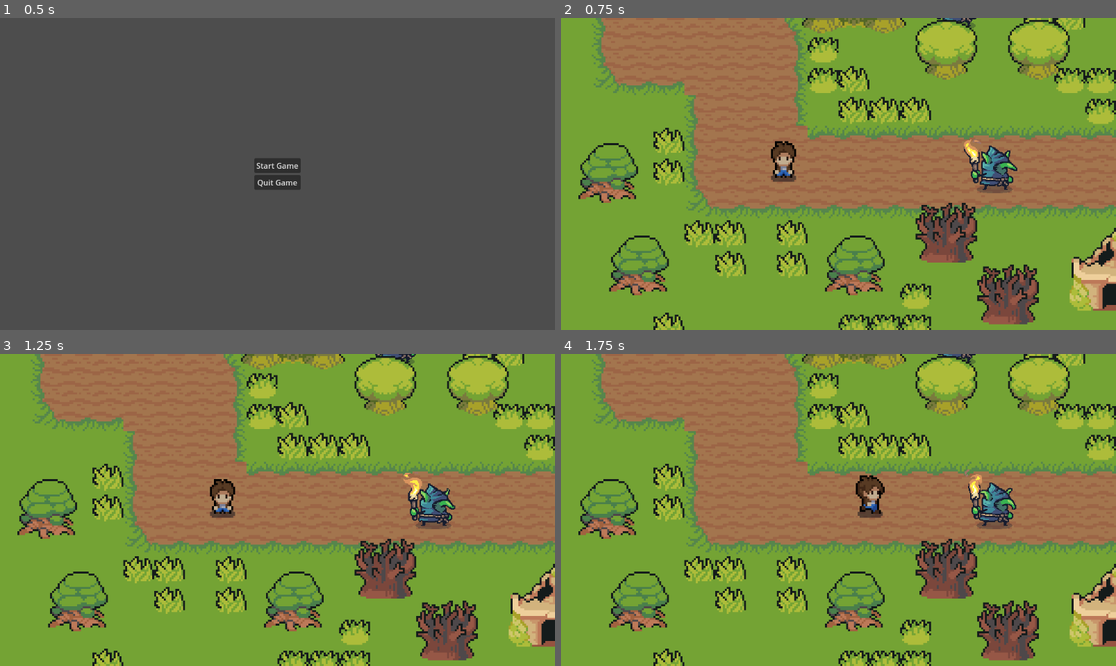
Above: before the commit, frames 1-4 (two rows, left to right).
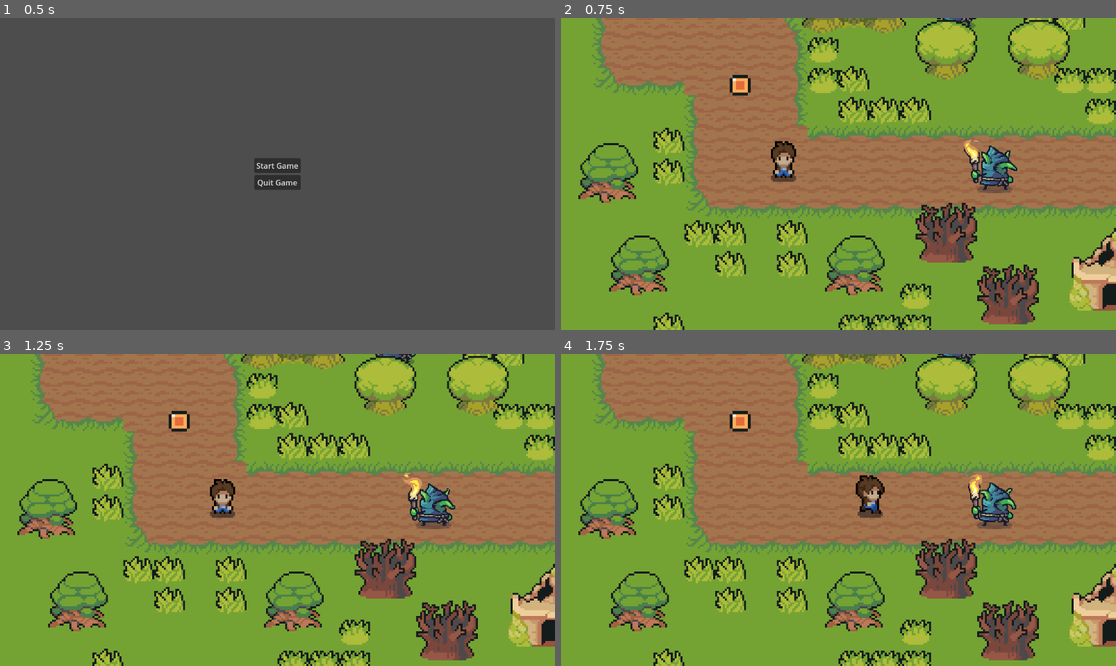
Above: after the commit, the same moments.

Repository: mtzamanpk/MysticRealms
Game: Godot game, scene res://scenes/start_menu.tscn
Same seed, same stepped clock (60 frames per second), same inputs: the game is played once before the commit and once after it.
Inputs (mouse positions are in pixels of both pictures, inside the frame that each line leads up to):
- Up to frame 1 (0.5 s): no input
- Up to frame 2 (0.75 s): click "Start Game" at 0.5 s
- Up to frame 3 (1.25 s): no input
- Up to frame 4 (1.75 s): move the mouse to (960, 494) at 1.27 s; hold Right (ui_right) from 1.28 s (still down); click (960, 494) at 1.35 s

Frame 1 is identical in both runs. In frame 2, 0.2% of the frame differs, in the area x 30-35%, y 18-25%; in frame 3, 0.2%; in frame 4, 0.2%.

Commit message:
added coins and victory screen

Diff:
--- a/Game/project.godot
+++ b/Game/project.godot
@@ -18,6 +18,7 @@
 [autoload]
 
 global="*res://scripts/global.gd"
+Events="*res://scripts/Events.gd"
 
 [input]
 
--- /dev/null
+++ b/Game/scenes/coin.tscn
@@ -0,0 +1,21 @@
+[gd_scene load_steps=4 format=3 uid="uid://but3t3brh74h4"]
+
+[ext_resource type="Script" path="res://scripts/Coin.gd" id="1_8qdt5"]
+[ext_resource type="Texture2D" uid="uid://fmx4mxqahnjd" path="res://art/GoldCoin.png" id="2_4vl21"]
+
+[sub_resource type="CircleShape2D" id="CircleShape2D_2lvwt"]
+radius = 8.0
+
+[node name="Coin" type="Area2D" groups=["Coins"]]
+collision_layer = 0
+collision_mask = 2
+script = ExtResource("1_8qdt5")
+
+[node name="Sprite2D" type="Sprite2D" parent="."]
+scale = Vector2(1.58036, 1.53571)
+texture = ExtResource("2_4vl21")
+
+[node name="CollisionShape2D" type="CollisionShape2D" parent="."]
+shape = SubResource("CircleShape2D_2lvwt")
+
+[connection signal="body_entered" from="." to="." method="_on_body_entered"]
--- a/Game/scenes/start_menu.tscn
+++ b/Game/scenes/start_menu.tscn
@@ -1,6 +1,6 @@
 [gd_scene load_steps=2 format=3 uid="uid://ccr2b4l3vk816"]
 
-[ext_resource type="Script" path="res://scenes/start_menu.gd" id="1_njsmk"]
+[ext_resource type="Script" path="res://scripts/start_menu.gd" id="1_30gxv"]
 
 [node name="startMenu" type="CenterContainer"]
 anchors_preset = 15
@@ -8,7 +8,7 @@
 anchor_bottom = 1.0
 grow_horizontal = 2
 grow_vertical = 2
-script = ExtResource("1_njsmk")
+script = ExtResource("1_30gxv")
 
 [node name="VBoxContainer" type="VBoxContainer" parent="."]
 layout_mode = 2
--- a/Game/scenes/world.tscn
+++ b/Game/scenes/world.tscn
@@ -8,6 +8,8 @@
 [ext_resource type="Texture2D" uid="uid://bcd4xy17wrgdo" path="res://art/tilesets/TilesetField.png" id="5_i1kgo"]
 [ext_resource type="Texture2D" uid="uid://rutsmuo31d3s" path="res://art/tilesets/TilesetNature.png" id="6_pae0v"]
 [ext_resource type="PackedScene" uid="uid://b2fajicolu3r7" path="res://scenes/enemy.tscn" id="7_7q6qi"]
+[ext_resource type="PackedScene" uid="uid://but3t3brh74h4" path="res://scenes/coin.tscn" id="9_jgemn"]
+[ext_resource type="PackedScene" uid="uid://b8p7nxsa6xg4r" path="res://scenes/victory_screen.tscn" id="9_ss6y5"]
 
 [sub_resource type="TileSetAtlasSource" id="TileSetAtlasSource_kjr1i"]
 texture = ExtResource("2_ihhxv")
@@ -2951,5 +2953,15 @@
 [node name="enemy3" parent="." instance=ExtResource("7_7q6qi")]
 position = Vector2(-44, -65)
 
+[node name="Coin" parent="." instance=ExtResource("9_jgemn")]
+position = Vector2(-157, -23)
+
+[node name="VictoryScreen" parent="." instance=ExtResource("9_ss6y5")]
+visible = false
+offset_left = -128.5
+offset_top = -30.5
+offset_right = 128.5
+offset_bottom = 30.5
+
 [connection signal="body_entered" from="desertTransitionPoint" to="." method="_on_desert_transition_point_body_entered"]
 [connection signal="body_exited" from="desertTransitionPoint" to="." method="_on_desert_transition_point_body_exited"]
--- /dev/null
+++ b/Game/scripts/Coin.gd
@@ -0,0 +1,7 @@
+extends Area2D
+
+func _on_body_entered(body):
+	queue_free()
+	var coins = get_tree().get_nodes_in_group("Coins")
+	if coins.size()== 1:
+		Events.victoryScreen.emit()
--- /dev/null
+++ b/Game/scripts/Events.gd
@@ -0,0 +1,3 @@
+extends Node
+
+signal victoryScreen
--- a/Game/scripts/desert.gd
+++ b/Game/scripts/desert.gd
@@ -9,6 +9,7 @@
 # Called every frame. 'delta' is the elapsed time since the previous frame.
 func _process(delta):
 	changeScenes()
+
 
 
 func _on_desert_exit_body_entered(body):
--- a/Game/scripts/world.gd
+++ b/Game/scripts/world.gd
@@ -1,4 +1,6 @@
 extends Node2D
+
+@onready var victory_screen = $VictoryScreen
 
 func _ready():
 	if global.gameFirstLoadIn == true:
@@ -7,11 +9,14 @@
 	else:
 		$player.position.x = global.playerExitDesertPosX
 		$player.position.y = global.playerExitDesertPosY
+	Events.victoryScreen.connect(showVictoryScreen)
 
 # Called every frame. 'delta' is the elapsed time since the previous frame.
 func _process(delta):
 	change_scene()
 
+func showVictoryScreen():
+	victory_screen.show()
 
 func _on_desert_transition_point_body_entered(body):
 	if body.has_method("player"):
Binary file added: Game/art/GoldCoin.png
Not shown, added: Game/art/GoldCoin.png.import
Not shown: 1 places in Game/scenes/world.tscn that only renumber resources
Renamed: Game/scenes/start_menu.gd -> Game/scripts/start_menu.gd
